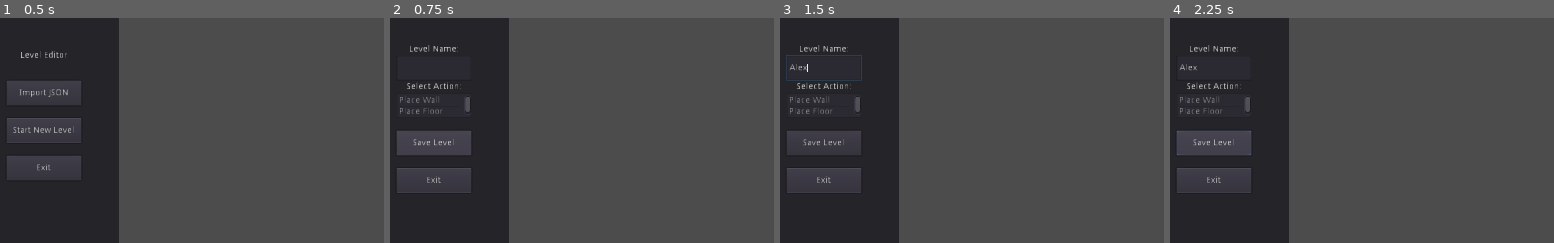
Above: before the commit, frames 1-4 (left to right).
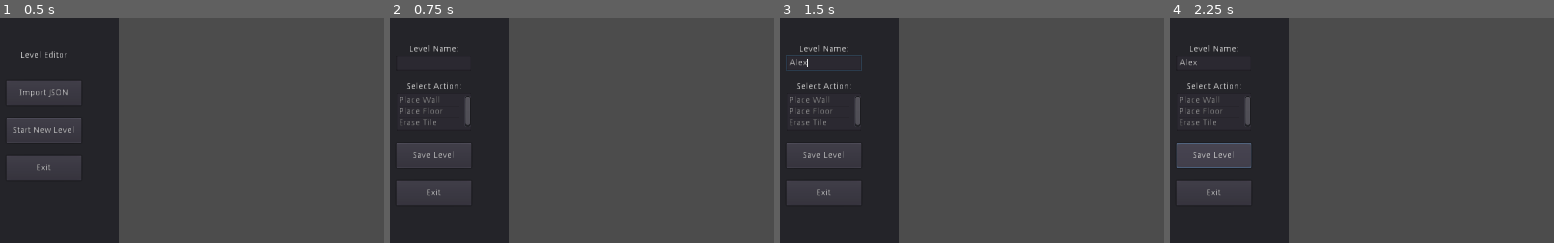
Above: after the commit, the same moments.

Repository: realkotob/Bootstrap
Game: Godot game, scene res://Level_Editor.tscn
Two runs of this game, one before a commit and one after it. Both use one fixed random seed, a clock stepped at 60 frames per second and the inputs below. This scene is started directly instead of the project's main scene.
Inputs (mouse positions are % of the whole screen's width and height, from its top left):
- Up to frame 1 (0.5 s): no input
- Up to frame 2 (0.75 s): click "Start New Level" at 0.5 s
- Up to frame 3 (1.5 s): click (6, 11) at 1.27 s; type "Alex" at 1.35 s
- Up to frame 4 (2.25 s): click "Save Level" at 2 s
The pictures show only the part of the screen within x 0-50%, y 0-50%; the shares and areas given below are measured in that part.

Frame 1 is identical in both runs. In frame 2, 2.9% of the frame differs, in the area x 1-22%, y 41-80%; in frame 3, 3.3%; in frame 4, 3.9%, in the area x 1-22%, y 18-80%.

Commit message:
Add editor dragging and change action options

Diff:
--- a/EditorTileMap.gd
+++ b/EditorTileMap.gd
@@ -1,35 +1,66 @@
 extends TileMap
+
+enum actions { NONE = 0, PLACE_TILE, ERASE }
 
 var level_name: String
 var active_tile: int
+var action: int
+var rclick_down: bool
+var rclick_pos: Vector2
+var orig_pos: Vector2
 
 func _ready():
-	active_tile = -1
+	rclick_down = false
+	rclick_pos = Vector2()
+	orig_pos = position
+	action = actions.NONE
 	set_process_unhandled_input(false)
+	set_process(false)
 	hide()
 
 func _process(delta):
-	pass
+	if rclick_down:
+		var cur_pos := get_viewport().get_mouse_position()
+		var diff_pos = cur_pos - rclick_pos
+		position = orig_pos + diff_pos
+
+func enable_editor():
+	show()
+	set_process_unhandled_input(true)
+	set_process(true)
 
 func reset_editor():
-	active_tile = -1
+	action = actions.NONE
 	level_name = ""
-	tile_set.clear()
+	clear()
 	hide()
 	set_process_unhandled_input(false)
+	set_process(false)
+	position = Vector2()
 
 func _unhandled_input(event):
-	if event is InputEventMouseButton && event.pressed:
+	if event is InputEventMouseButton && event.button_index == BUTTON_RIGHT:
+		rclick_down = event.pressed
+		rclick_pos = get_viewport().get_mouse_position()
+		orig_pos = position
+	if rclick_down:
+		return
+	if event is InputEventMouseButton && event.pressed && event.button_index == BUTTON_LEFT:
 		var mousePos: Vector2 = get_viewport().get_mouse_position()
-		var loc: Vector2 = world_to_map(mousePos)
+		var loc: Vector2 = world_to_map(mousePos - position)
 		var cell: int = get_cell(loc.x, loc.y)
-		if event.button_index == BUTTON_LEFT:
+		if action == actions.PLACE_TILE:
 			set_cell(loc.x, loc.y, active_tile)
-		elif event.button_index == BUTTON_RIGHT && cell != -1:
+		elif cell != -1 && action == actions.ERASE:
 			set_cell(loc.x, loc.y, -1)
 
 func _on_TileList_item_selected(index):
-	active_tile = index
+	var max_tile: int = len(tile_set.get_tiles_ids())
+	if index < max_tile:
+		action = actions.PLACE_TILE
+		active_tile = index
+	if index == max_tile:
+		action = actions.ERASE
 
 func _on_LevelNameEdit_text_changed(new_text: String):
 	level_name = new_text
--- a/Level_Editor.gd
+++ b/Level_Editor.gd
@@ -7,6 +7,7 @@
 	for id in ids:
 		var name := ($EditorTileMap as TileMap).tile_set.tile_get_name(id)
 		($EditorPanel/ActiveState/ActionList).add_item("Place " + name, null, true)
+	($EditorPanel/ActiveState/ActionList).add_item("Erase Tile", null, true)
 
 func _on_ImportJSON_pressed():
 	var dialog := FileDialog.new()
@@ -89,8 +90,7 @@
 	var levelobj := LevelObject.new(name, rows, cols, cellobjs)
 
 func _on_StartNew_pressed():
-	($EditorTileMap as TileMap).show()
-	($EditorTileMap as TileMap).set_process_unhandled_input(true)
+	($EditorTileMap as TileMap).enable_editor()
 	var children := ($EditorPanel/InitialState as Node).get_children()
 	for child in children:
 		child.hide()
--- a/Level_Editor.tscn
+++ b/Level_Editor.tscn
@@ -42,7 +42,7 @@
 margin_left = 60.0
 margin_top = 60.0
 margin_right = 180.0
-margin_bottom = 100.0
+margin_bottom = 84.0
 
 [node name="SelectActionLabel" type="Label" parent="EditorPanel/ActiveState"]
 visible = false
@@ -59,22 +59,22 @@
 margin_left = 60.0
 margin_top = 120.0
 margin_right = 180.0
-margin_bottom = 160.0
+margin_bottom = 180.0
 
 [node name="SaveLevel" type="Button" parent="EditorPanel/ActiveState"]
 visible = false
 margin_left = 60.0
-margin_top = 180.0
+margin_top = 200.0
 margin_right = 180.0
-margin_bottom = 220.0
+margin_bottom = 240.0
 text = "Save Level"
 
 [node name="ExitEdit" type="Button" parent="EditorPanel/ActiveState"]
 visible = false
 margin_left = 60.0
-margin_top = 240.0
+margin_top = 260.0
 margin_right = 180.0
-margin_bottom = 280.0
+margin_bottom = 300.0
 text = "Exit"
 
 [node name="InitialState" type="Node" parent="EditorPanel"]
